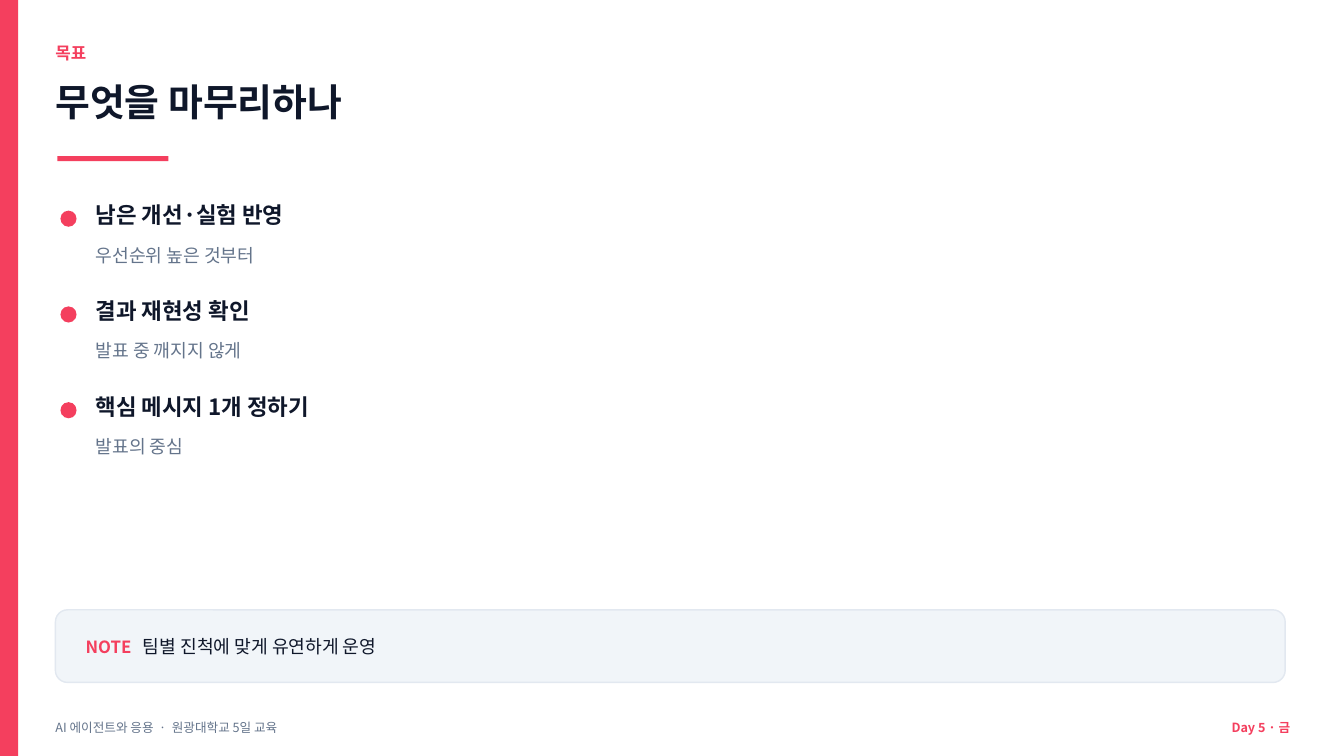
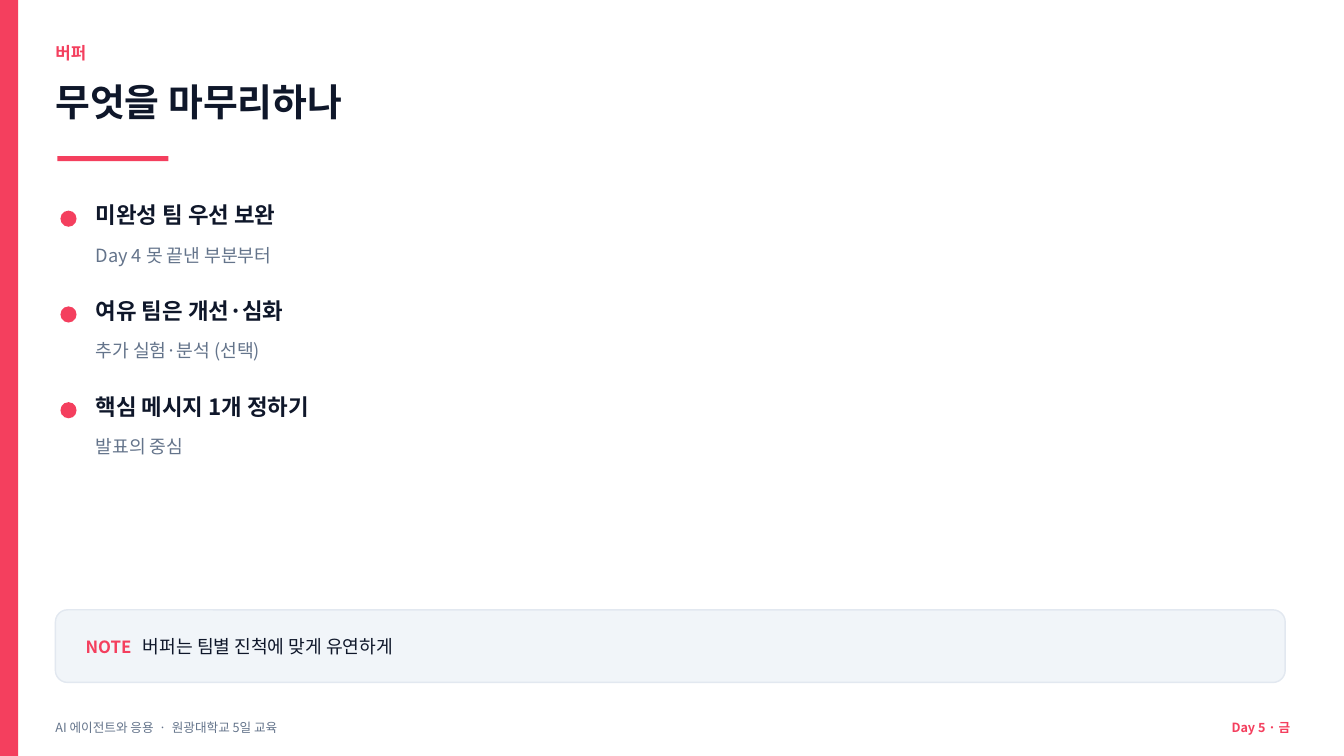
Before and after one commit to jyshin-22/wku-ai-agent-program, a slide deck: slide 6 of slides/day5.pptx. Drawn at 1344x756 pixels with LibreOffice and Linux fonts; fonts in the diff are those of the drawing. Boxes give left, top, right and bottom in pixels: in the first picture for what was removed or moved away, otherwise in the second. Text is boxed around its words. In the diff, an @@ line names an element or a change of style, - is before the commit and + after.

```diff
--- a/slides/day5.pptx
+++ b/slides/day5.pptx
@@ text at (55, 45, 86, 61): text changed @@
-목표
+버퍼
@@ text at (96, 204, 275, 225): text changed @@
-남은 개선·실험 반영
+미완성 팀 우선 보완
@@ text at (96, 247, 271, 266): text changed @@
-우선순위 높은 것부터
+Day 4 못 끝낸 부분부터
@@ text at (96, 300, 284, 321): text changed @@
-결과 재현성 확인
+여유 팀은 개선·심화
@@ text at (96, 342, 260, 361): text changed @@
-발표 중 깨지지 않게
+추가 실험·분석 (선택)
@@ text at (86, 638, 393, 655): text changed @@
-NOTE 팀별 진척에 맞게 유연하게 운영
+NOTE 버퍼는 팀별 진척에 맞게 유연하게
```
Also in this commit, not shown: 7 other slides changed, 12 other files.
